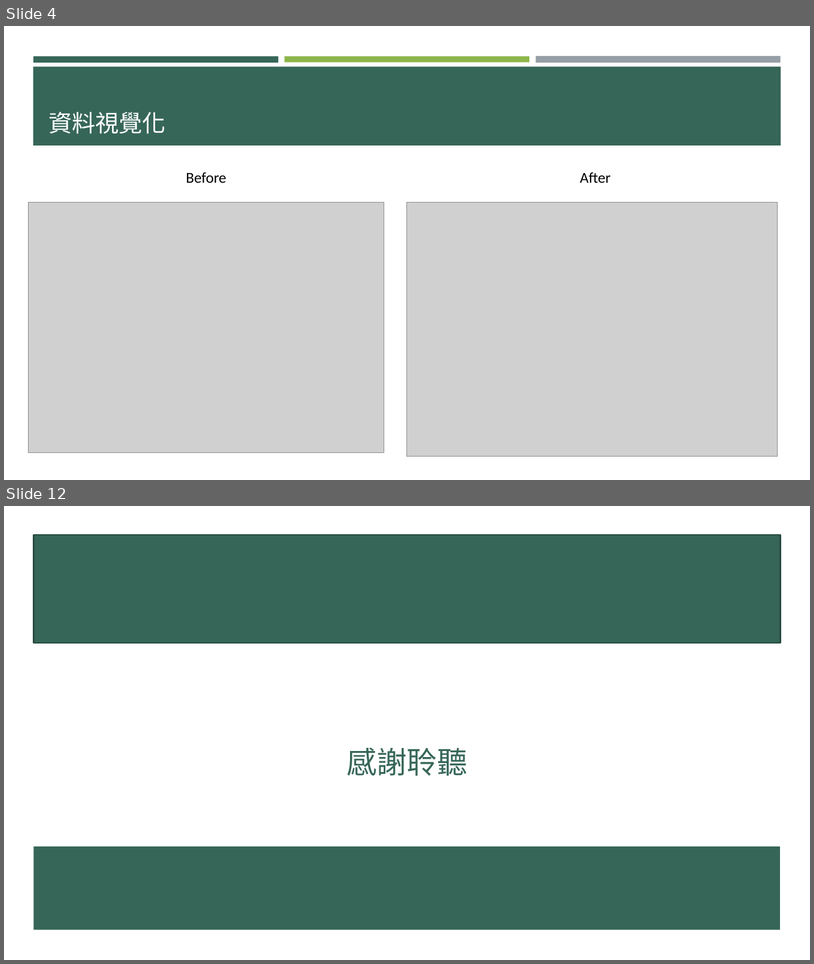
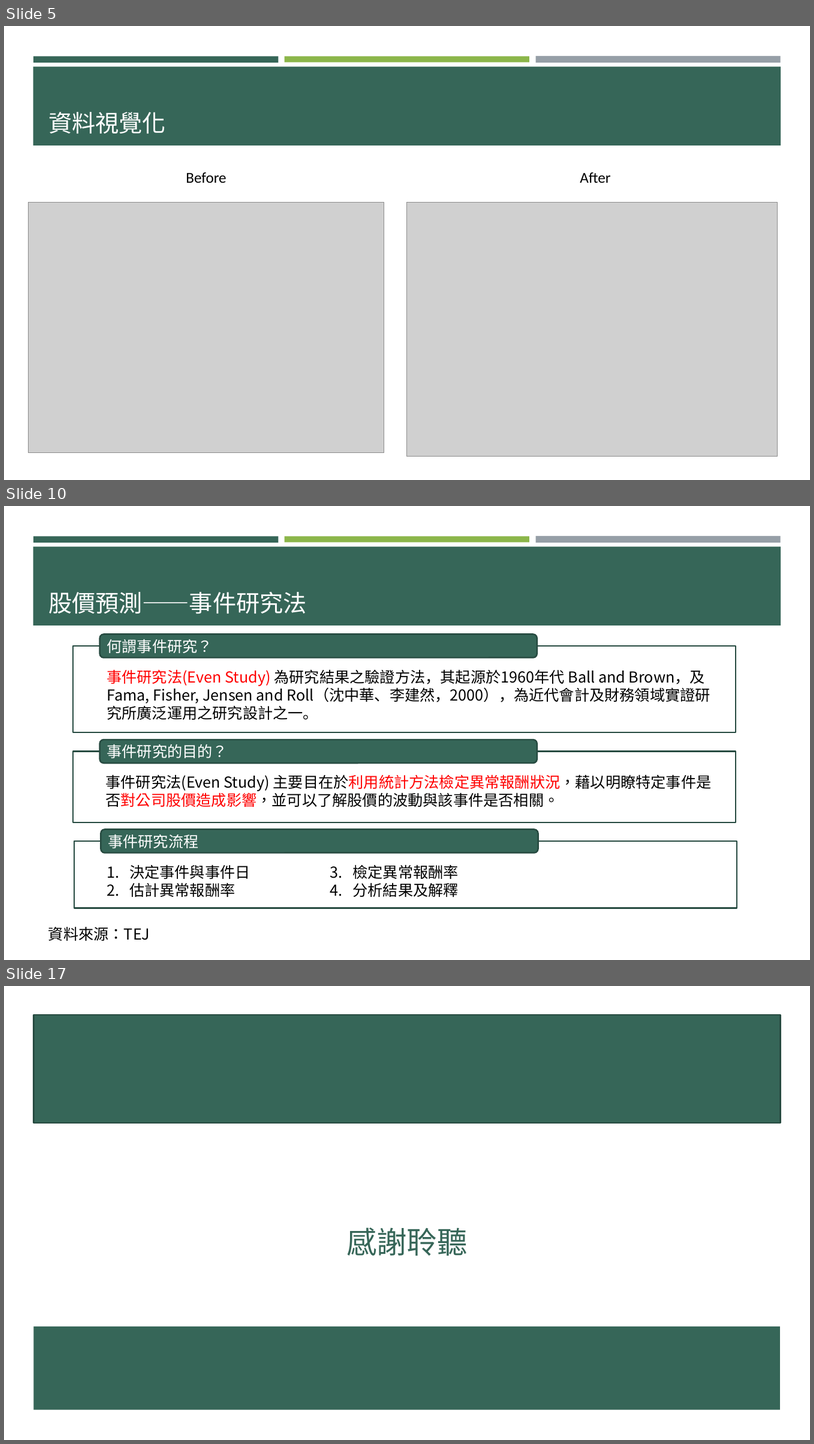
Before and after one commit to p314008dsa/Text-mining, a slide deck: 0610進度報告 .pptx. Shown one above the other, each under a label of ours: slides 4 and 12 before the commit, slides 5, 10 and 17 after it; the slides between them are not shown. The pictures are 814x964 and 814x1444 pixels, drawn with LibreOffice and Linux fonts; fonts in the diff are those of the drawing; grey boxes stand for pictures. Boxes give left, top, right and bottom in pixels: in the first picture for what was removed or moved away, otherwise in the second. Text is boxed around its words. In the diff, an @@ line names an element or a change of style, - is before the commit and + after.

```diff
--- a/0610進度報告 .pptx
+++ b/0610進度報告 .pptx
@@ slide 10 added at (4,506,810,960), background #FFFFFF; not listed: 4 template elements that a slide beside it also shows @@
@@ title added at (48,592,307,614), 28 pt, text #FFFFFF @@
+股價預測——事件研究法
@@ rectangle added at (73,646,736,732), outline #284B41 1.75 pt @@
@@ rounded rectangle added at (99,634,537,658), fill #366658, outline #284B41 1.75 pt, 18 pt, text #FFFFFF @@
+何謂事件研究？
@@ text added at (107,669,711,720), 18 pt, text #000000 @@
+事件研究法(Even Study) 為研究結果之驗證方法，其起源於1960年代 Ball and Brown，及Fama, Fisher, Jensen and Roll（沈中華、李建然，2000），為近代會計及財務領域實證研究所廣泛運用之研究設計之一。
@@ rounded rectangle added at (99,739,537,763), fill #366658, outline #284B41 1.75 pt, 18 pt, text #FFFFFF @@
+事件研究的目的？
@@ rectangle added at (73,751,736,822), outline #284B41 1.75 pt @@
@@ text added at (106,774,712,807), 18 pt, text #000000 @@
+事件研究法(Even Study) 主要目在於利用統計方法檢定異常報酬狀況，藉以明瞭特定事件是否對公司股價造成影響，並可以了解股價的波動與該事件是否相關。
@@ rounded rectangle added at (101,829,538,853), fill #366658, outline #284B41 1.75 pt, 18 pt, text #FFFFFF @@
+事件研究流程
@@ rectangle added at (74,841,737,908), outline #284B41 1.75 pt @@
@@ text added at (129,864,251,897), 18 pt, text #000000 @@
+1. 決定事件與事件日
+2. 估計異常報酬率
@@ text added at (330,864,459,897), 18 pt, text #000000 @@
+3. 檢定異常報酬率
+4. 分析結果及解釋
@@ text added at (48,926,150,940), 18 pt, text #000000 @@
+資料來源：TEJ
@@ what was slide 4 is now slide 5 @@
@@ what was slide 12 is now slide 17 @@
```
Also in this commit, not shown: 7 slides changed, 5 other slides added, 1 slide removed.
